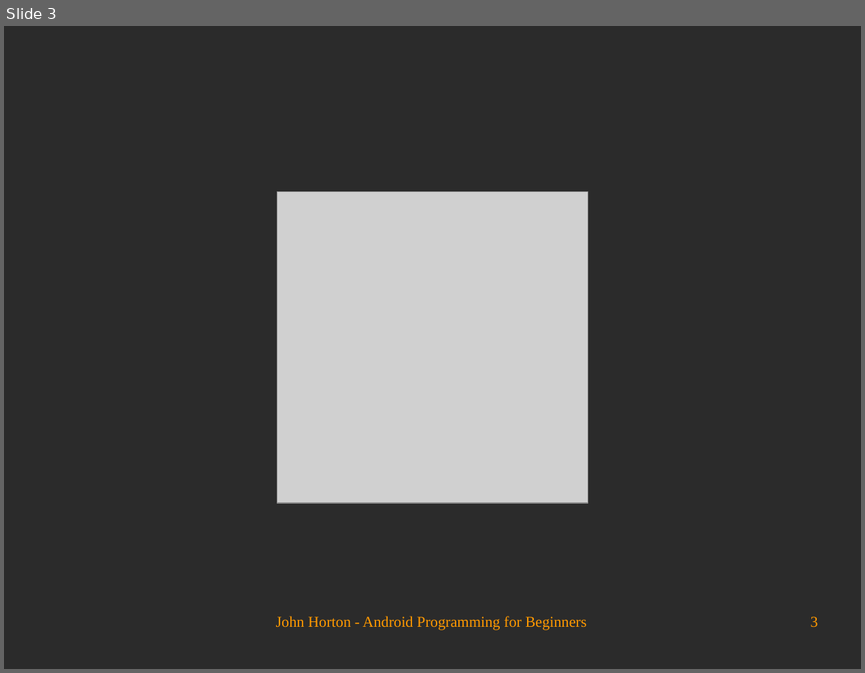
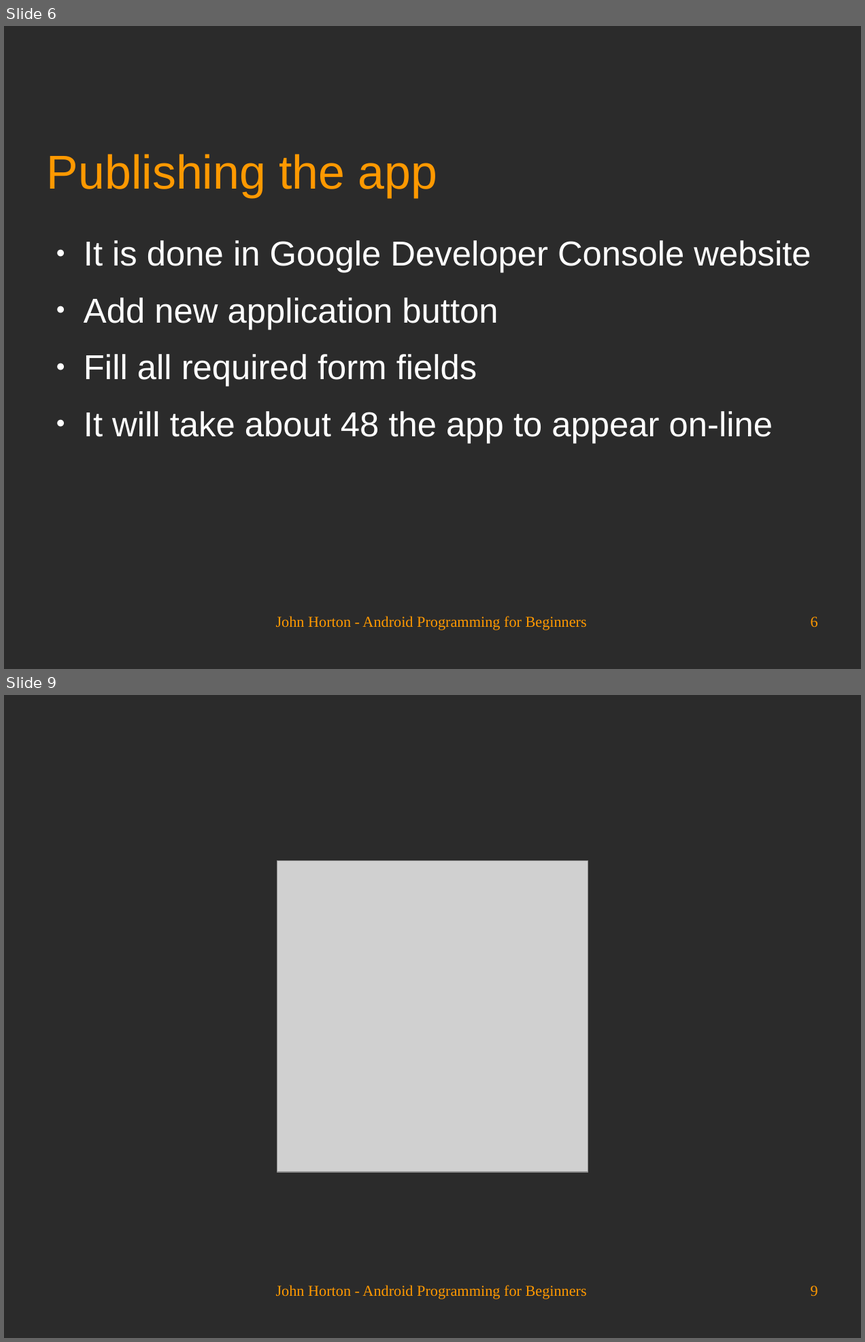
Before and after one commit to Academy-Soft-Intellect/Android-Programming-for-Beginners, a slide deck: 29_Publishing_Apps.odp. Shown one above the other, each under a label of ours: slide 3 before the commit, slides 6 and 9 after it; the slides between them are not shown. The pictures are 865x673 and 865x1342 pixels, drawn with LibreOffice and Linux fonts; fonts in the diff are those of the drawing; grey boxes stand for pictures; background and template pictures are left out; a plain dark background stands for a picture behind light text. Boxes give left, top, right and bottom in pixels: in the first picture for what was removed or moved away, otherwise in the second. Text is boxed around its words. In the diff, an @@ line names an element or a change of style, - is before the commit and + after.

```diff
--- a/29_Publishing_Apps.odp
+++ b/29_Publishing_Apps.odp
@@ slide 6 added at (4,26,861,669), background picture (left out) @@
@@ title added at (47,154,437,197), 44 pt, text #FF9900 @@
+Publishing the app
@@ text added at (84,240,810,443), 32 pt, text #FFFFFF @@
+● It is done in Google Developer Console website
+● Add new application button
+● Fill all required form fields
+● It will take about 48 the app to appear on-line
@@ text added at (276,616,587,630), 14 pt, text #FF9900 @@
+John Horton - Android Programming for Beginners
@@ page number added at (810,616,818,627), 14 pt, text #FF9900 @@
+6
@@ what was slide 3 is now slide 9 @@
@@ page number at (810,1285,818,1295): text changed @@
-3
+9
```
Also in this commit, not shown: 1 slide changed, 6 other slides added, 1 slide removed.
